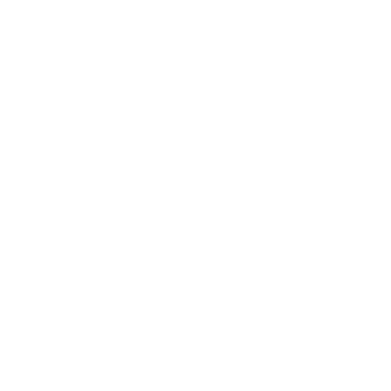
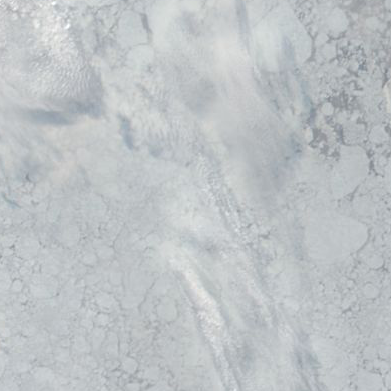
Before/after of a 391x391 layered artwork. What changed in the layer stack:
added layer "238_chukchi-east_siberian_sea_100km_20190615.aqua.truecolor.250m" above "Background" over [0, 0, 391, 391]
